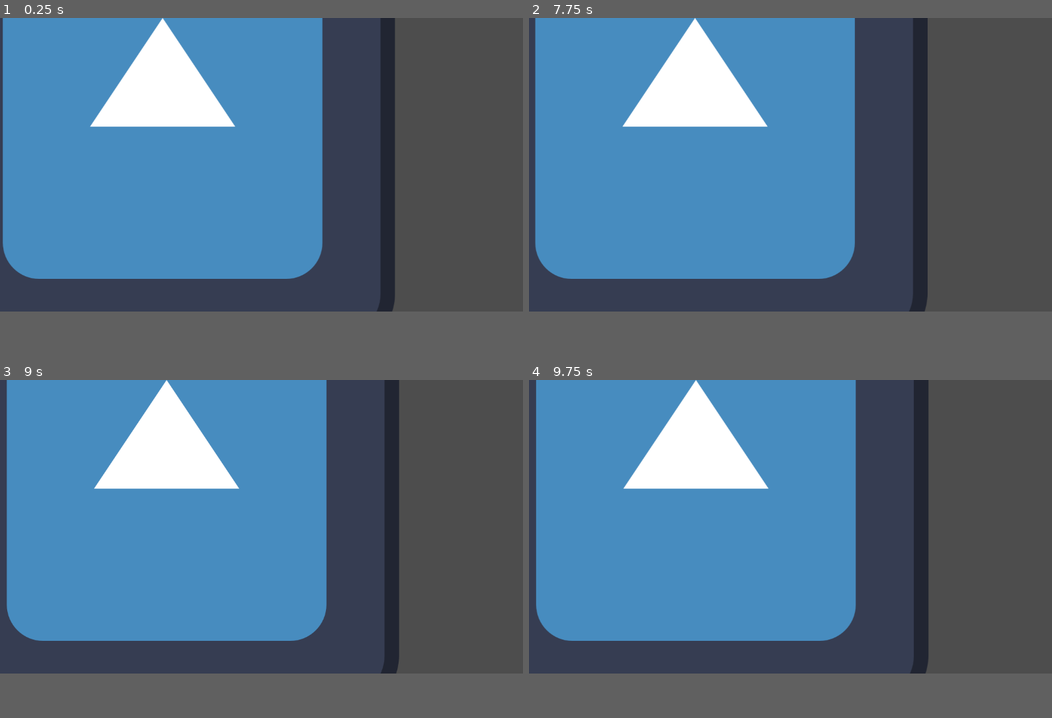
Above: before the commit, frames 1-4 (two rows, left to right).
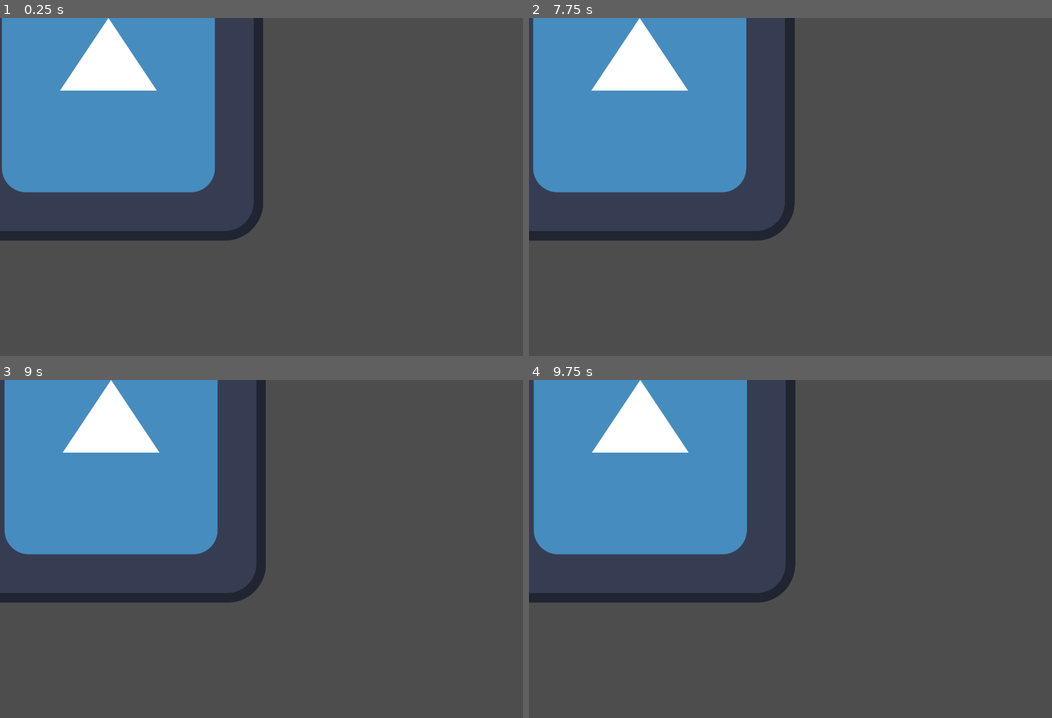
Above: after the commit, the same moments.

Repository: matjoerg/godot-test
Game: Godot game, scene res://main_scene.tscn
Same seed, same stepped clock (60 frames per second), same inputs: the game is played once before the commit and once after it. The engine's default icon, where the game draws it, is replaced by a stand-in: a white triangle on a blue panel in a dark square.
Inputs:
- Up to frame 1 (0.25 s): no input
- Up to frame 2 (7.75 s): tap Enter at 0.5, 2, 3.5 s; tap Space at 1.25, 2.75, 4.25 s
- Up to frame 3 (9 s): no input
- Up to frame 4 (9.75 s): no input
The window is 799x449 before the commit and 799x517 after it. Grey fills any space a smaller window leaves; there, only what the larger window draws over its background counts as a difference.

The runs differ from the first frame. In frame 1, 34% of the frame differs, in the area x 0-76%, y 0-87%; in frame 2, 35%; in frame 3, 35%; in frame 4, 35%, in the area x 0-77%, y 0-87%.

Commit message:
Change game resolution

Diff:
--- a/project.godot
+++ b/project.godot
@@ -15,6 +15,11 @@
 config/features=PackedStringArray("4.3", "Forward Plus")
 config/icon="res://icon.svg"
 
+[display]
+
+window/size/viewport_width=1728
+window/size/viewport_height=1117
+
 [dotnet]
 
 project/assembly_name="Godot Test Project"
